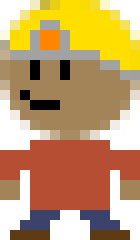
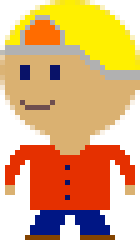
Before/after of a 140×240 layered artwork. What changed in the layer stack:
painted on "Background" over (x1=0, y1=0, x2=140, y2=140)
painted on "Layer" over (x1=0, y1=135, x2=140, y2=240)
